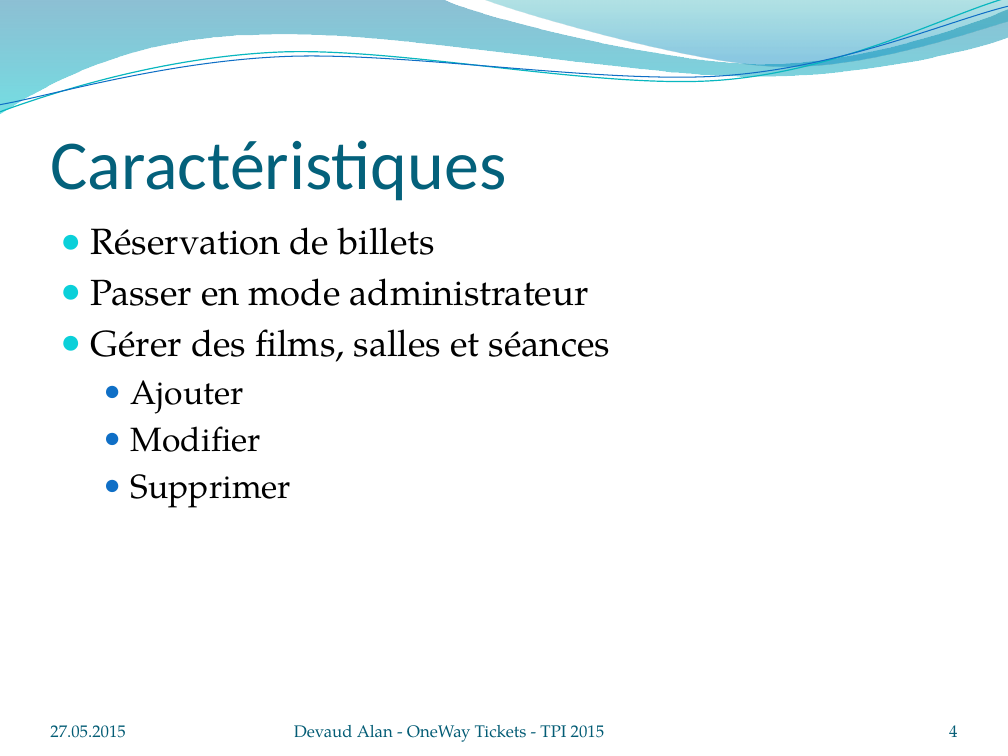
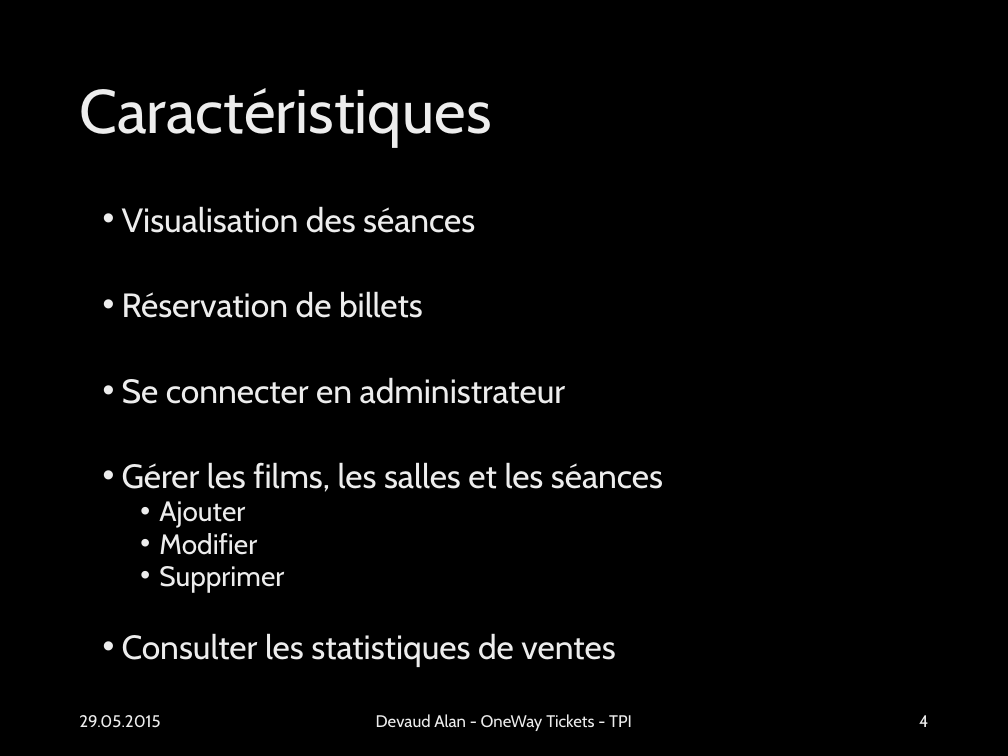
Before and after one commit to Devaud/TPI, a slide deck: slide 4 of OneWay_Tickets.pptx. Drawn at 1008x756 pixels with LibreOffice and Linux fonts; fonts in the diff are those of the drawing; background and template pictures are left out. Boxes give left, top, right and bottom in pixels: in the first picture for what was removed or moved away, otherwise in the second. Text is boxed around its words. In the diff, an @@ line names an element or a change of style, - is before the commit and + after.

```diff
--- a/OneWay_Tickets.pptx
+++ b/OneWay_Tickets.pptx
@@ freeform shape removed at [0, 0, 1008, 114] @@
@@ freeform shape removed at [0, 0, 1008, 117] @@
@@ freeform shape removed at [0, 6, 1008, 112] @@
@@ freeform shape removed at [483, 0, 1008, 70] @@
@@ title "Caractéristiques": place and size @@
-title "Caractéristiques" at [50, 140, 506, 201]
+title "Caractéristiques" at [79, 88, 491, 147]
@@ title "Caractéristiques" at [79, 88, 491, 147]: size 50 to 44 pt, font Calibri to Cabin, text colour #04617B to gradient #BFBFBF to #EDEDED to #FFFFFF; line spacing 1 to 0.9; vertical alignment bottom to middle @@
@@ text "Visualisation des séances": place and size @@
-text "Visualisation des séances" at [91, 227, 610, 508]
+text "Visualisation des séances" at [122, 206, 663, 667]
@@ text at [122, 206, 475, 233]: paragraph added @@
+• Visualisation des séances
@@ text at [122, 291, 423, 592]: size 26 to 24 pt in "Réservation de billets"; font TeX Gyre Pagella to Cabin, text colour #000000 to gradient #BFBFBF to #EDEDED to #FFFFFF in "Réservation de billets", "Ajouter", "Modifier", "Supprimer"; size 24 to 20 pt in "Ajouter", "Modifier", "Supprimer"; bullet ● to •; line spacing 1 to 0.8; more space between paragraphs; less space between paragraphs @@
@@ text at [122, 377, 663, 492]: text changed; size 26 to 24 pt; font TeX Gyre Pagella to Cabin; text colour #000000 to gradient #BFBFBF to #EDEDED to #FFFFFF @@
-● Passer en mode administrateur
-● Gérer des films, salles et séances
+• Se connecter en administrateur
+• Gérer les films, les salles et les séances
@@ text at [122, 633, 615, 667]: paragraph added @@
+• Consulter les statistiques de ventes
@@ text "29.05.2015" at [79, 715, 160, 728]: vertical alignment bottom to middle @@
@@ text at [79, 715, 160, 728]: text changed; font TeX Gyre Pagella to Cabin; text colour #045D75 to gradient #9E9E9E to #EDEDED to #FFFFFF @@
-27.05.2015
+29.05.2015
@@ text "Devaud Alan - OneWay Tickets ..." at [376, 714, 632, 731]: vertical alignment bottom to middle @@
@@ text at [376, 714, 632, 731]: text changed; font TeX Gyre Pagella to Cabin; text colour #045D75 to gradient #9E9E9E to #EDEDED to #FFFFFF @@
-Devaud Alan - OneWay Tickets - TPI 2015
+Devaud Alan - OneWay Tickets - TPI
@@ page number: place and size @@
-page number at [949, 725, 957, 737]
+page number at [919, 715, 928, 727]
@@ page number at [919, 715, 928, 727]: font TeX Gyre Pagella to Cabin, text colour #045D75 to gradient #9E9E9E to #EDEDED to #FFFFFF; vertical alignment bottom to middle @@
```
Also in this commit, not shown: 8 other slides changed, 7 slides added.
